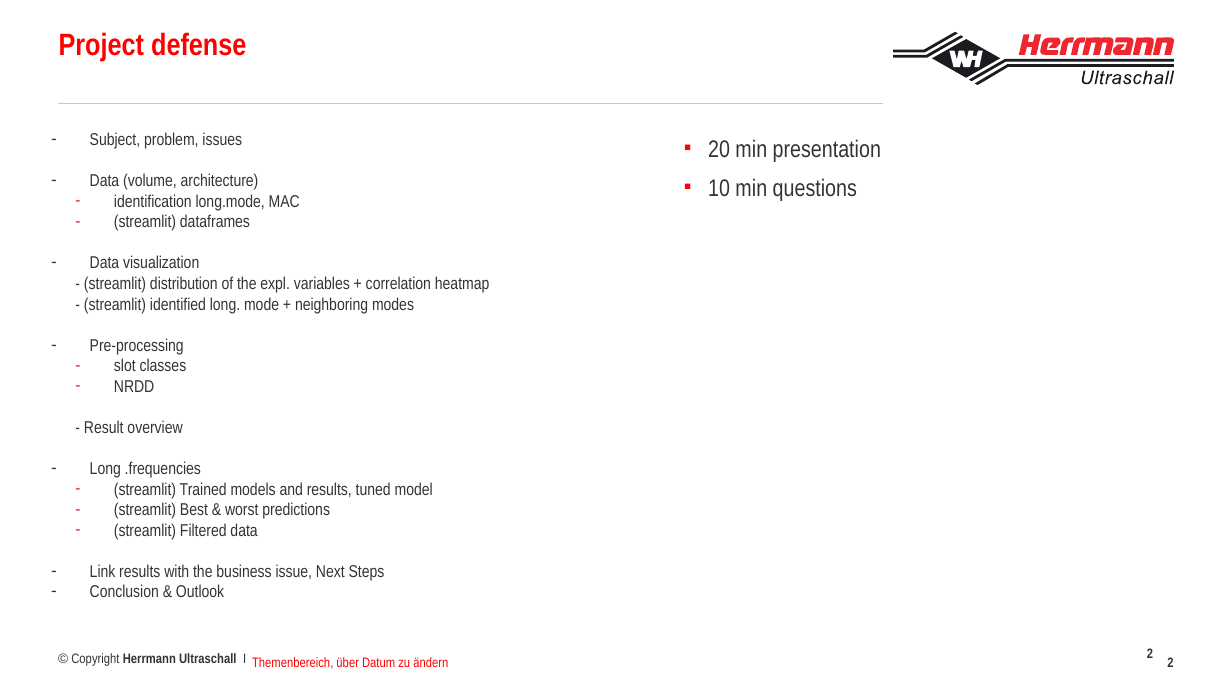
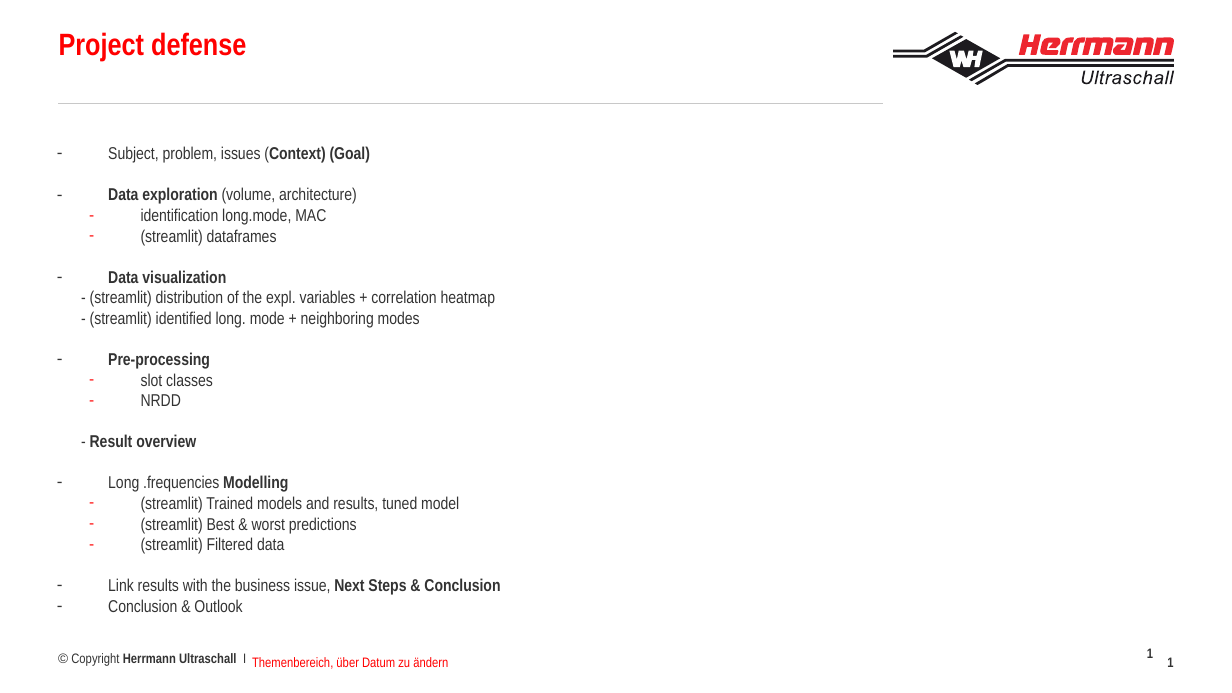
Before and after one commit to francoisbrouet/sep24_cds_int_us-welding, a slide deck: slide 1 of defense/Project defense Francois Brouet.pptx (slide 2 before the commit). Drawn at 1232x693 pixels with LibreOffice and Linux fonts; fonts in the diff are those of the drawing; background and template pictures are left out. Boxes give left, top, right and bottom in pixels: in the first picture for what was removed or moved away, otherwise in the second. Text is boxed around its words. In the diff, an @@ line names an element or a change of style, - is before the commit and + after.

```diff
--- a/defense/Project defense Francois Brouet.pptx
+++ b/defense/Project defense Francois Brouet.pptx
@@ text "Subject, problem, issues (Context) (Goal)": place and size @@
-text "Subject, problem, issues (Context) (Goal)" at [84, 132, 489, 597]
+text "Subject, problem, issues (Context) (Goal)" at [90, 146, 500, 612]
@@ text at [108, 146, 370, 204]: text changed @@
-– Subject, problem, issues
-– Data (volume, architecture)
+– Subject, problem, issues (Context) (Goal)
+– Data exploration (volume, architecture)
@@ text removed at [708, 139, 881, 201] @@
-▪ 20 min presentation
-▪ 10 min questions
@@ text at [90, 208, 459, 612]: bold on in "Data visualization", "Pre-processing", "Result overview"; indent changed @@
@@ text at [108, 475, 288, 492]: text changed @@
-– Long .frequencies
+– Long .frequencies Modelling
@@ text at [108, 578, 500, 595]: text changed @@
-– Link results with the business issue, Next Steps
+– Link results with the business issue, Next Steps & Conclusion
@@ page number at [1147, 648, 1153, 658]: text changed @@
-2
+1
@@ page number at [1167, 657, 1173, 667]: text changed @@
-2
+1
```
Also in this commit, not shown: 9 other slides changed, 3 slides removed, 1 other file.
